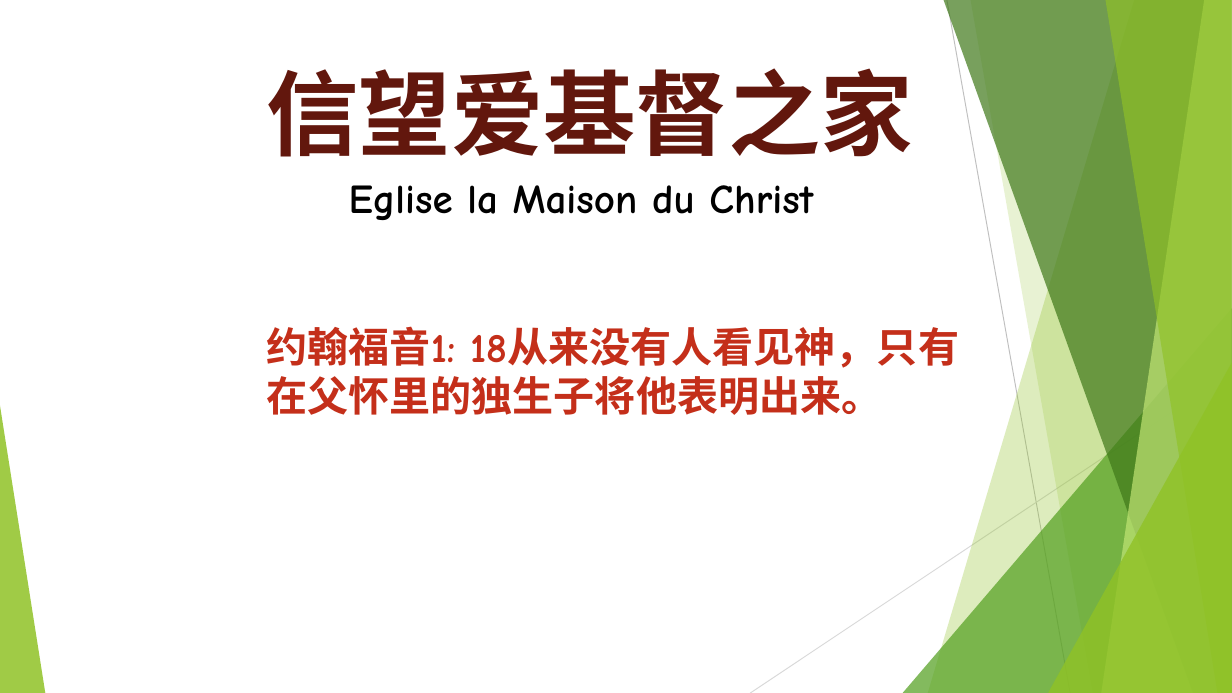
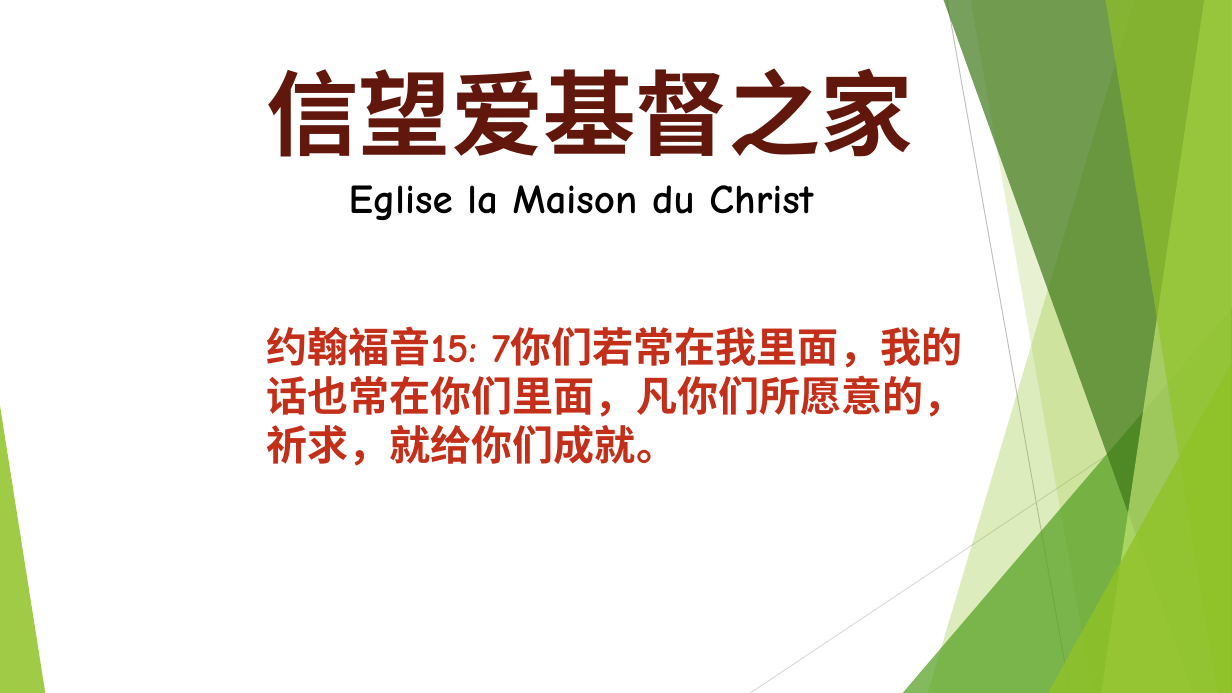
Before and after one commit to WANGZijian1994/SildePPT, a slide deck: slide 2 of template_français.pptx. Drawn at 1232x693 pixels with LibreOffice and Linux fonts; fonts in the diff are those of the drawing. Boxes give left, top, right and bottom in pixels: in the first picture for what was removed or moved away, otherwise in the second. Text is boxed around its words. In the diff, an @@ line names an element or a change of style, - is before the commit and + after.

```diff
--- a/template_français.pptx
+++ b/template_français.pptx
@@ text at [266,326,964,466]: text changed @@
-约翰福音1: 18从来没有人看见神，只有在父怀里的独生子将他表明出来。
+约翰福音15: 7你们若常在我里面，我的话也常在你们里面，凡你们所愿意的，祈求，就给你们成就。
```
Also in this commit, not shown: 1 other slide changed, 4 other files.
